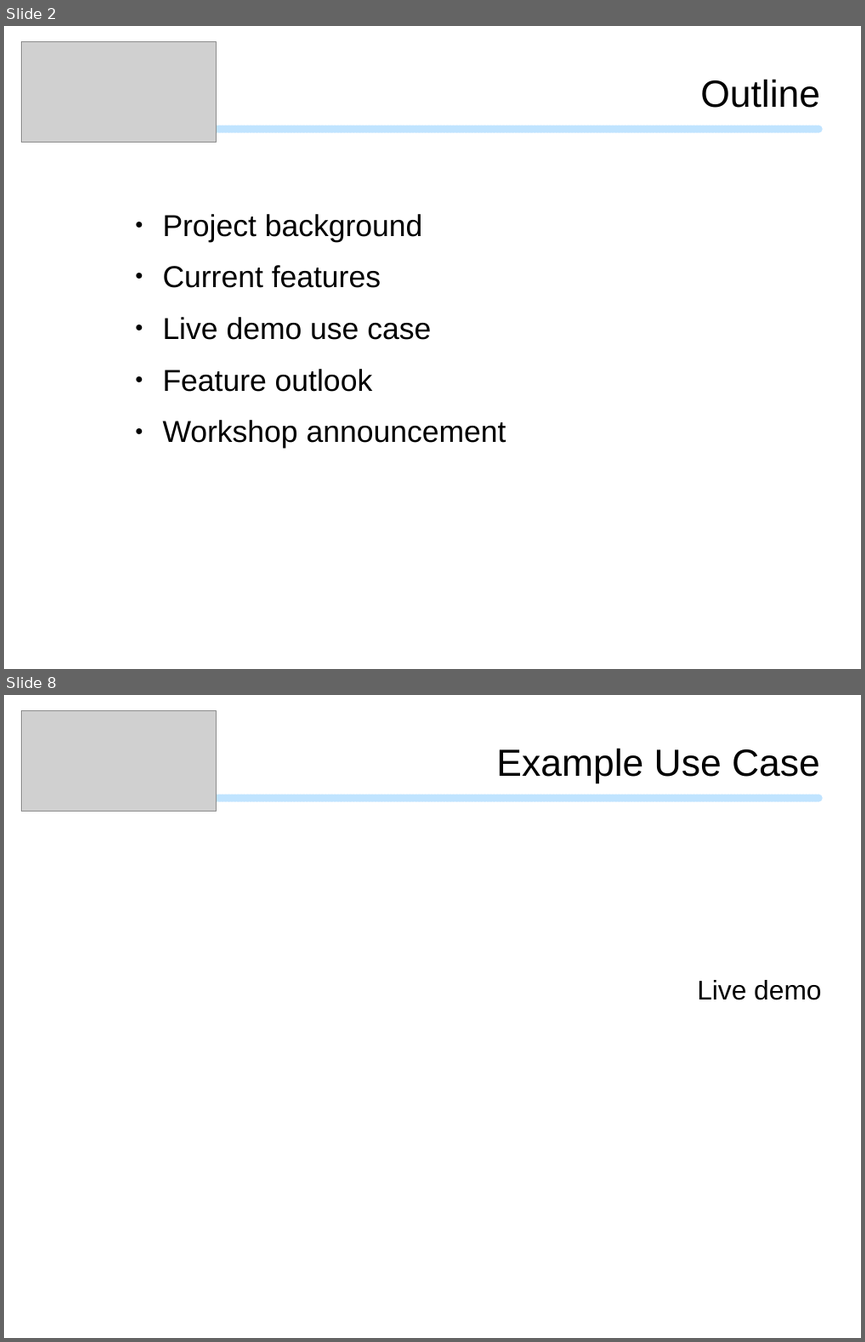
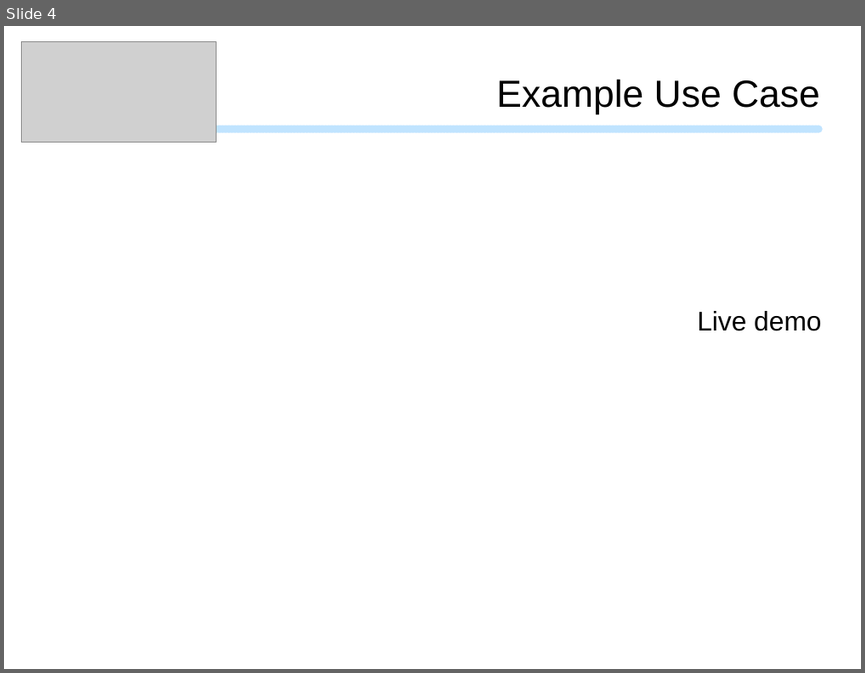
Before and after one commit to mpsonntag/prespost, a slide deck: 201911b_CNS_Seminar/201911_CNS_Seminar.odp. Shown one above the other, each under a label of ours: slides 2 and 8 before the commit, slide 4 after it; the slides between them are not shown. The pictures are 865x1342 and 865x673 pixels, drawn with LibreOffice and Linux fonts; fonts in the diff are those of the drawing; grey boxes stand for pictures; background and template pictures are left out. Boxes give left, top, right and bottom in pixels: in the first picture for what was removed or moved away, otherwise in the second. Text is boxed around its words. In the diff, an @@ line names an element or a change of style, - is before the commit and + after.

```diff
--- a/201911b_CNS_Seminar/201911_CNS_Seminar.odp
+++ b/201911b_CNS_Seminar/201911_CNS_Seminar.odp
@@ slide 2 removed at [4,26,861,669], background #FFFFFF; not listed: 1 template element that a slide beside it also shows @@
@@ picture removed at [21,41,216,142] @@
@@ text removed at [700,79,820,108] @@
-Outline
@@ text removed at [163,214,506,448] @@
-● Project background
-● Current features
-● Live demo use case
-● Feature outlook
-● Workshop announcement
@@ what was slide 8 is now slide 4 @@
```
Also in this commit, not shown: 5 slides changed, 1 slide added, 5 other slides removed, 1 other file.
